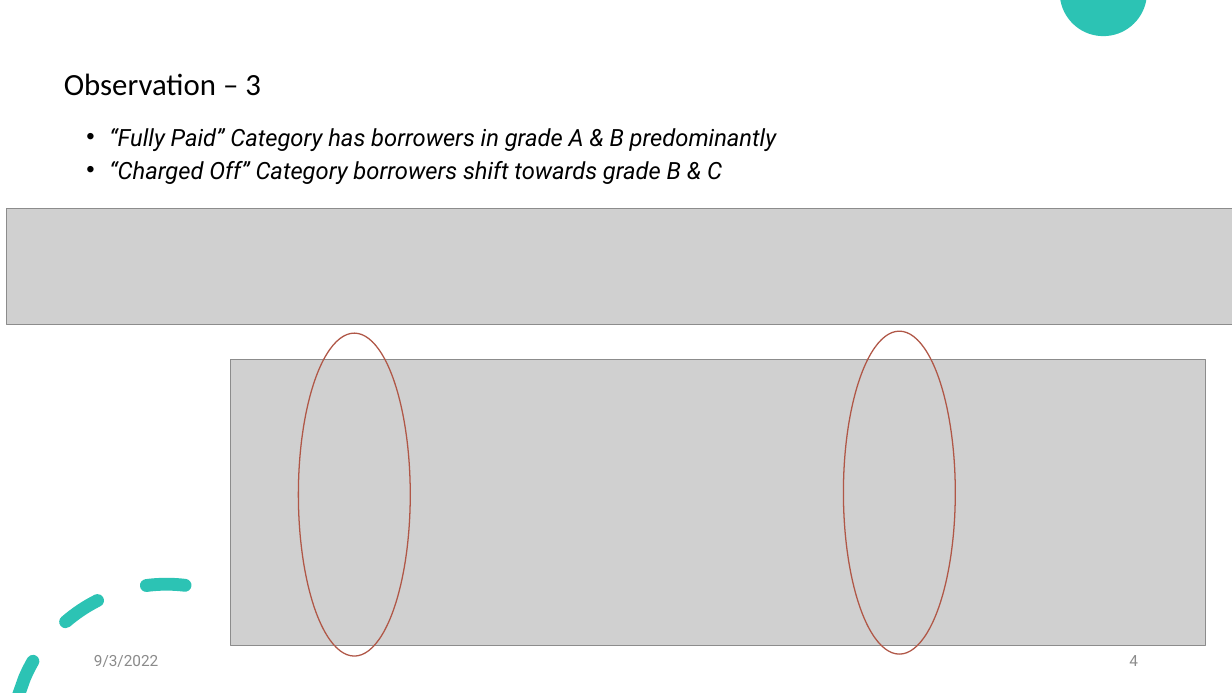
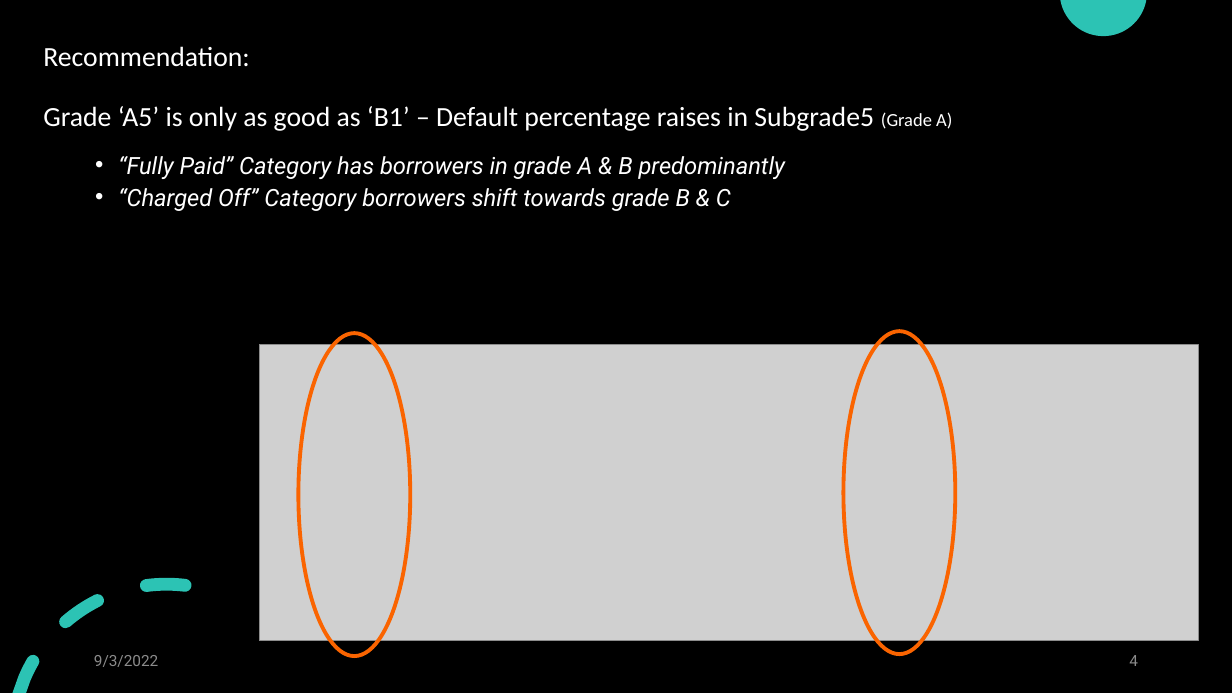
Before and after one commit to jamesrajesh76/LendingClubRiskAnalysis, a slide deck: slide 4 of 3. Lending Club – Case Study.pptx. Drawn at 1232x693 pixels with LibreOffice and Linux fonts; fonts in the diff are those of the drawing; grey boxes stand for pictures. Boxes give left, top, right and bottom in pixels: in the first picture for what was removed or moved away, otherwise in the second. Text is boxed around its words. In the diff, an @@ line names an element or a change of style, - is before the commit and + after.

```diff
--- a/3. Lending Club – Case Study.pptx
+++ b/3. Lending Club – Case Study.pptx
@@ background #FFFFFF to #000000 @@
@@ title at [43,46,952,131]: text changed; size 24 to 21.6 pt; text colour #000000 to #FFFFFF @@
-Observation – 3
+Recommendation:
+Grade ‘A5’ is only as good as ‘B1’ – Default percentage raises in Subgrade5 (Grade A)
@@ text "“Fully Paid” Category has borrowers ...": place and size @@
-text "“Fully Paid” Category has borrowers ..." at [109,128,776,184]
+text "“Fully Paid” Category has borrowers ..." at [118,156,785,211]
@@ text "“Fully Paid” Category has borrowers ..." at [118,156,785,211]: text colour #000000 to #FFFFFF @@
@@ picture removed at [6,209,1232,324] @@
@@ picture: place and size @@
-picture at [231,360,1206,645]
+picture at [259,345,1199,640]
@@ ellipse at [299,334,410,657]: outline #B05748 1 pt to #FA6400 3 pt @@
@@ ellipse at [844,331,956,654]: outline #B05748 1 pt to #FA6400 3 pt @@
```
Also in this commit, not shown: 7 other slides changed, 3 slides added, 3 slides removed, 3 other files.
